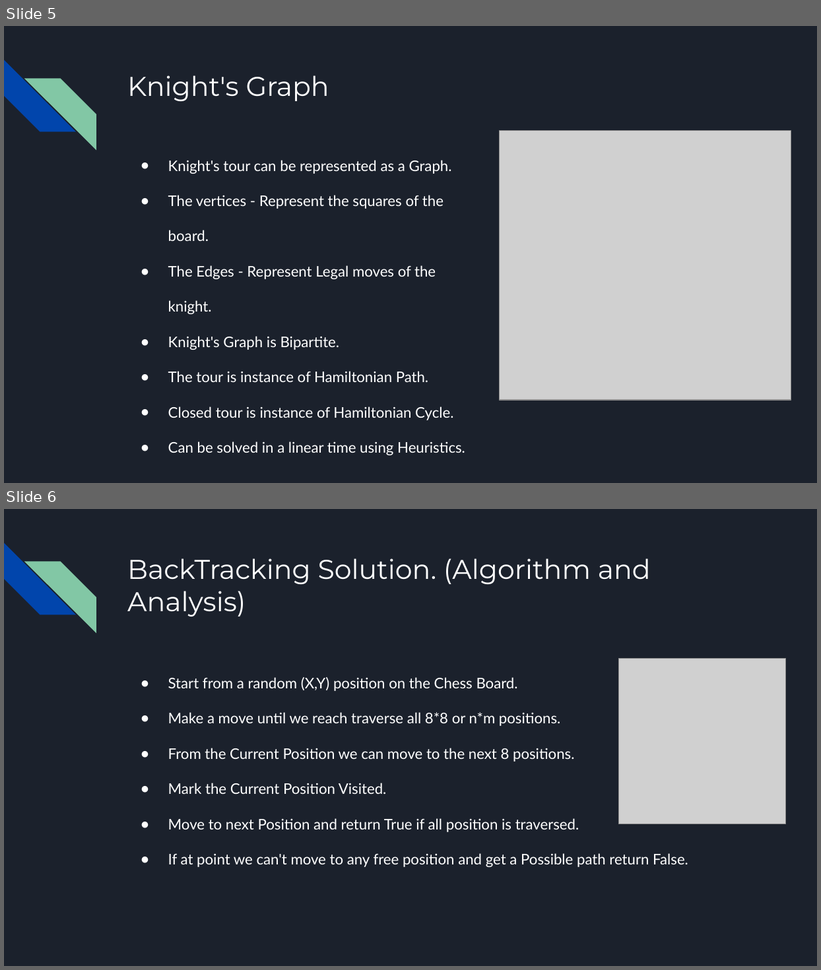
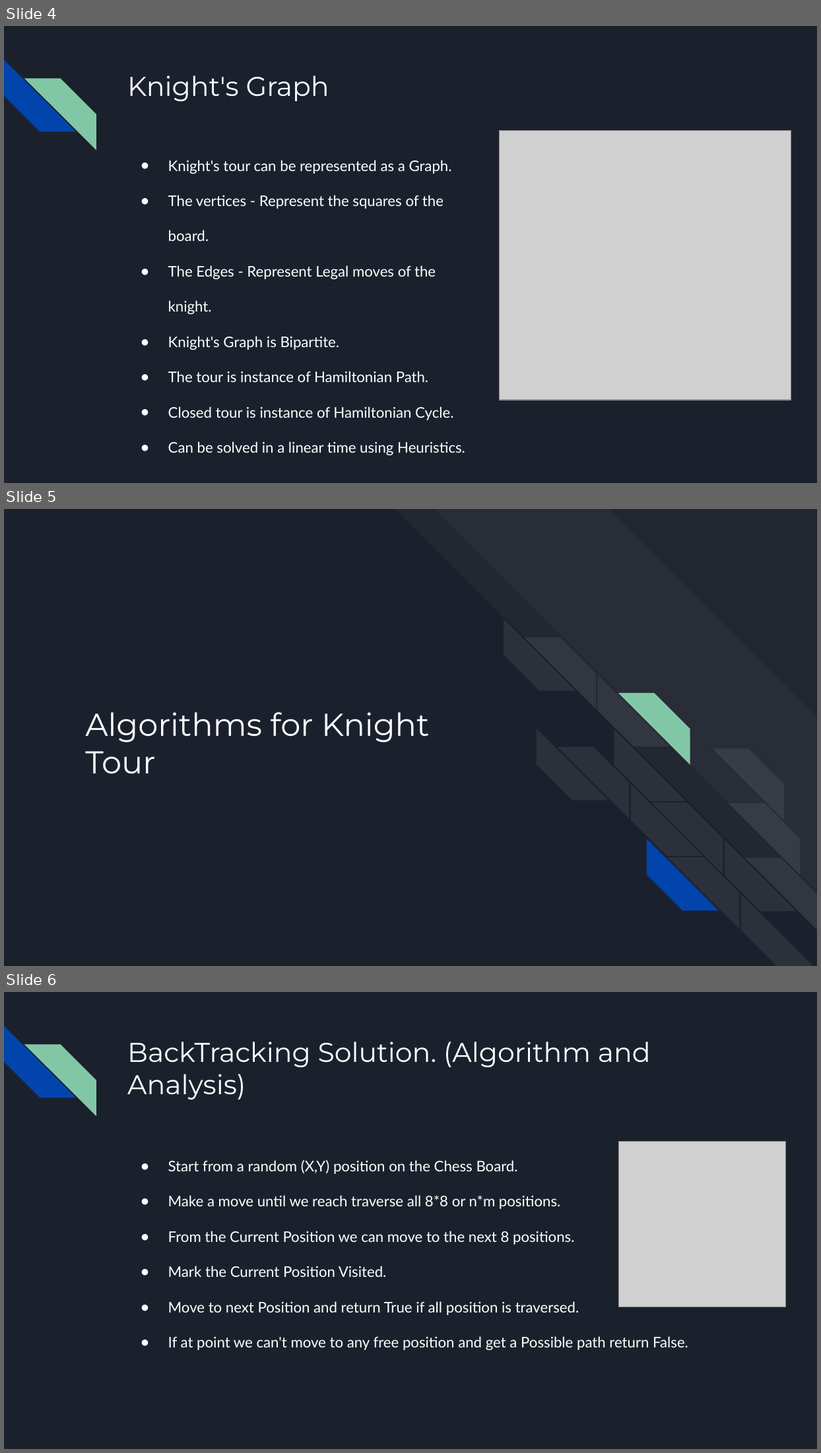
Before and after one commit to chaitanya0906/knight_tour, a slide deck: Knight's Tour.pptx. Shown one above the other, each under a label of ours: slides 5 and 6 before the commit, slides 4, 5 and 6 after it. The pictures are 821x970 and 821x1453 pixels, drawn with LibreOffice and Linux fonts; fonts in the diff are those of the drawing; grey boxes stand for pictures. Boxes give left, top, right and bottom in pixels: in the first picture for what was removed or moved away, otherwise in the second. Text is boxed around its words. In the diff, an @@ line names an element or a change of style, - is before the commit and + after.

```diff
--- a/Knight's Tour.pptx
+++ b/Knight's Tour.pptx
@@ slide 5 added at (4, 509, 817, 966), background #1B212C @@
@@ title added at (85, 712, 429, 774), 28 pt, text #FFFFFF @@
+Algorithms for Knight Tour
@@ group added at (396, 509, 817, 966): 18 diag stripes @@
@@ what was slide 5 is now slide 4 @@
```
Also in this commit, not shown: 2 slides changed, 17 other slides added, 2 slides removed, 2 other files.
